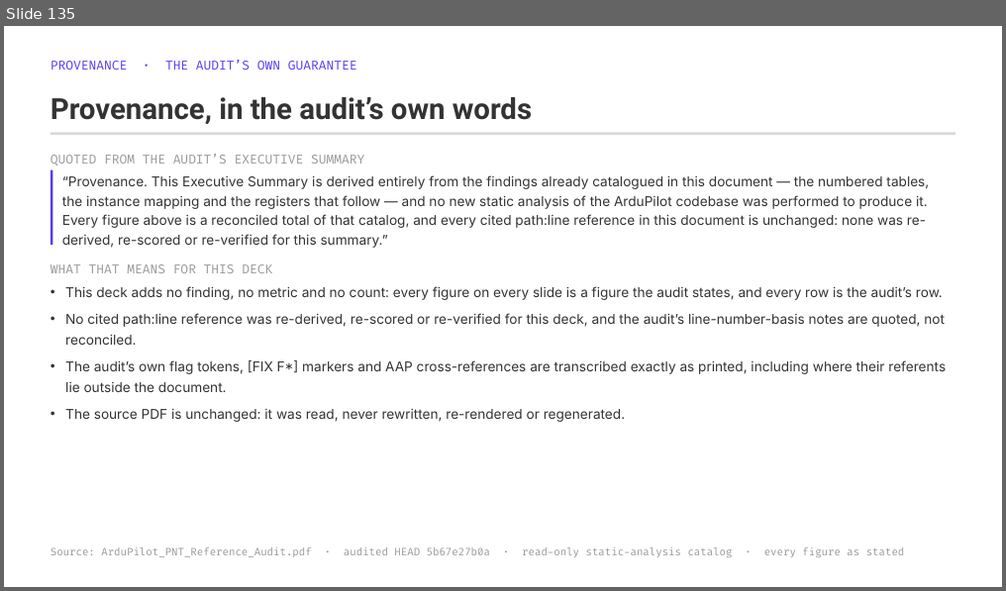
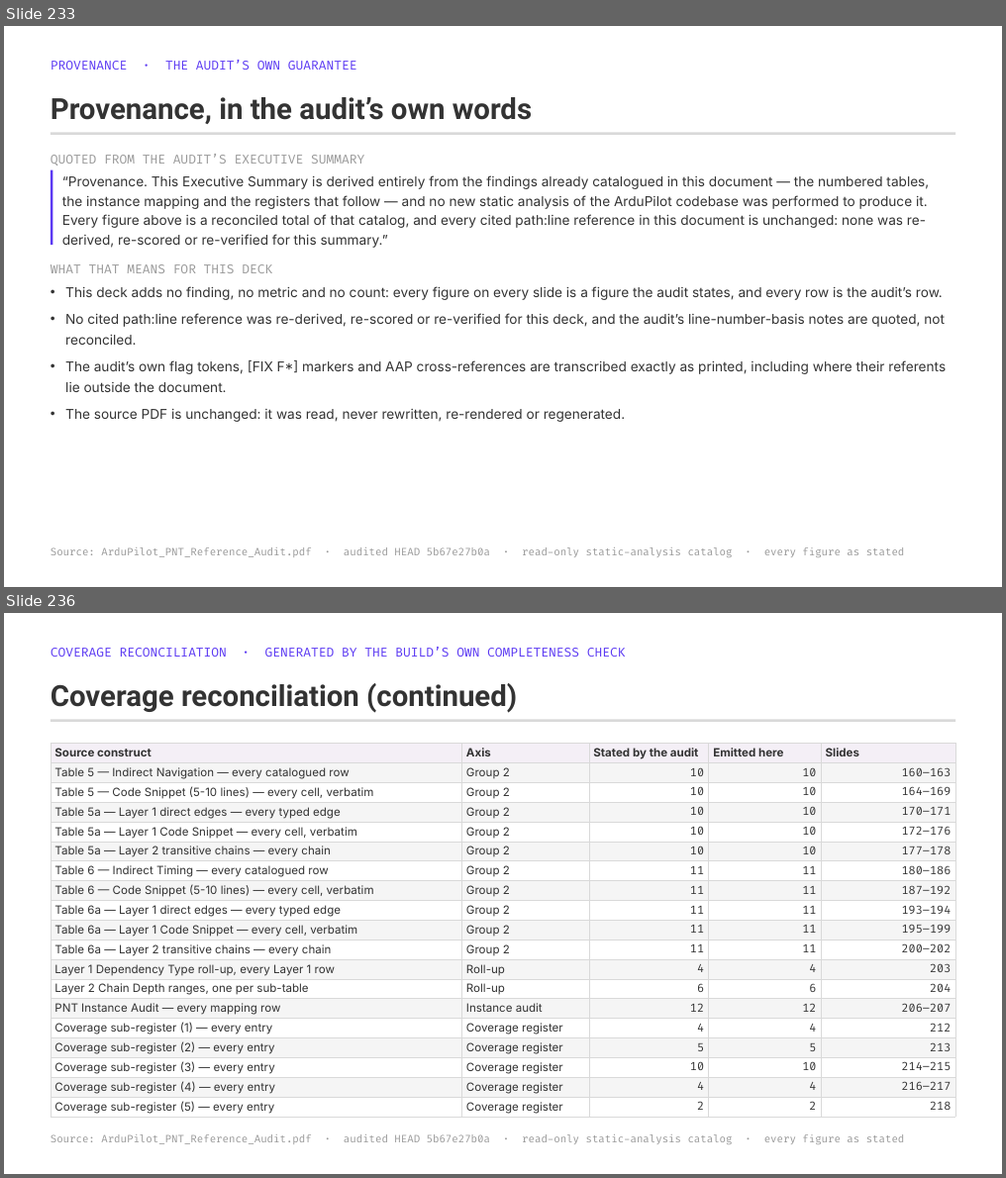
Before and after one commit to blitzy-public-samples/ardupilot-blitzy, a slide deck: blitzy/presentations/ArduPilot_PNT_Reference_Audit_Full_Findings.pptx. Shown one above the other, each under a label of ours: slide 135 before the commit, slides 233 and 236 after it; the slides between them are not shown. The pictures are 1006x591 and 1006x1178 pixels, drawn with LibreOffice and Linux fonts; fonts in the diff are those of the drawing. Boxes give left, top, right and bottom in pixels: in the first picture for what was removed or moved away, otherwise in the second. Text is boxed around its words. In the diff, an @@ line names an element or a change of style, - is before the commit and + after.

```diff
--- a/blitzy/presentations/ArduPilot_PNT_Reference_Audit_Full_Findings.pptx
+++ b/blitzy/presentations/ArduPilot_PNT_Reference_Audit_Full_Findings.pptx
@@ slide 236 added at (4, 613, 1002, 1174), background #FFFFFF @@
@@ text added at (51, 647, 626, 657), 12 pt, text #5B39F3 @@
+COVERAGE RECONCILIATION · GENERATED BY THE BUILD’S OWN COMPLETENESS CHECK
@@ text added at (51, 683, 517, 713), 28 pt, text #333333, bold @@
+Coverage reconciliation (continued)
@@ rectangle added at (51, 719, 955, 722), fill #D9D9D9 @@
@@ table added at (51, 744, 956, 1118), 19 rows, 5 columns @@
+Source construct | Axis | Stated by the audit | Emitted here | Slides
+Table 5 — Indirect Navigation — every catalogued row | Group 2 | 10 | 10 | 160–163
+Table 5 — Code Snippet (5-10 lines) — every cell, verbatim | Group 2 | 10 | 10 | 164–169
+Table 5a — Layer 1 direct edges — every typed edge | Group 2 | 10 | 10 | 170–171
+Table 5a — Layer 1 Code Snippet — every cell, verbatim | Group 2 | 10 | 10 | 172–176
+Table 5a — Layer 2 transitive chains — every chain | Group 2 | 10 | 10 | 177–178
+Table 6 — Indirect Timing — every catalogued row | Group 2 | 11 | 11 | 180–186
+Table 6 — Code Snippet (5-10 lines) — every cell, verbatim | Group 2 | 11 | 11 | 187–192
+Table 6a — Layer 1 direct edges — every typed edge | Group 2 | 11 | 11 | 193–194
+Table 6a — Layer 1 Code Snippet — every cell, verbatim | Group 2 | 11 | 11 | 195–199
+Table 6a — Layer 2 transitive chains — every chain | Group 2 | 11 | 11 | 200–202
+Layer 1 Dependency Type roll-up, every Layer 1 row | Roll-up | 4 | 4 | 203
+Layer 2 Chain Depth ranges, one per sub-table | Roll-up | 6 | 6 | 204
+PNT Instance Audit — every mapping row | Instance audit | 12 | 12 | 206–207
+Coverage sub-register (1) — every entry | Coverage register | 4 | 4 | 212
+Coverage sub-register (2) — every entry | Coverage register | 5 | 5 | 213
+Coverage sub-register (3) — every entry | Coverage register | 10 | 10 | 214–215
+Coverage sub-register (4) — every entry | Coverage register | 4 | 4 | 216–217
+Coverage sub-register (5) — every entry | Coverage register | 2 | 2 | 218
@@ text added at (51, 1135, 905, 1145), 10 pt, text #999999 @@
+Source: ArduPilot_PNT_Reference_Audit.pdf · audited HEAD 5b67e27b0a · read-only static-analysis catalog · every figure as stated
@@ what was slide 135 is now slide 233 @@
```
Also in this commit, not shown: 1 slide changed, 102 other slides added, 4 slides removed.
